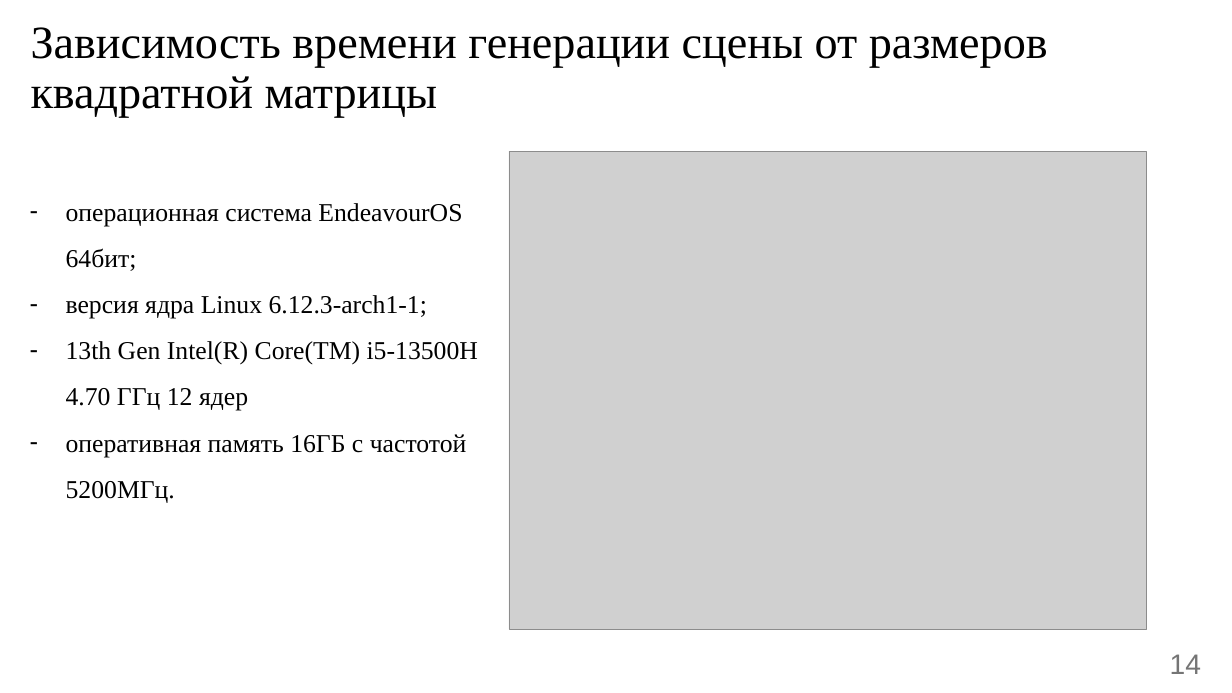
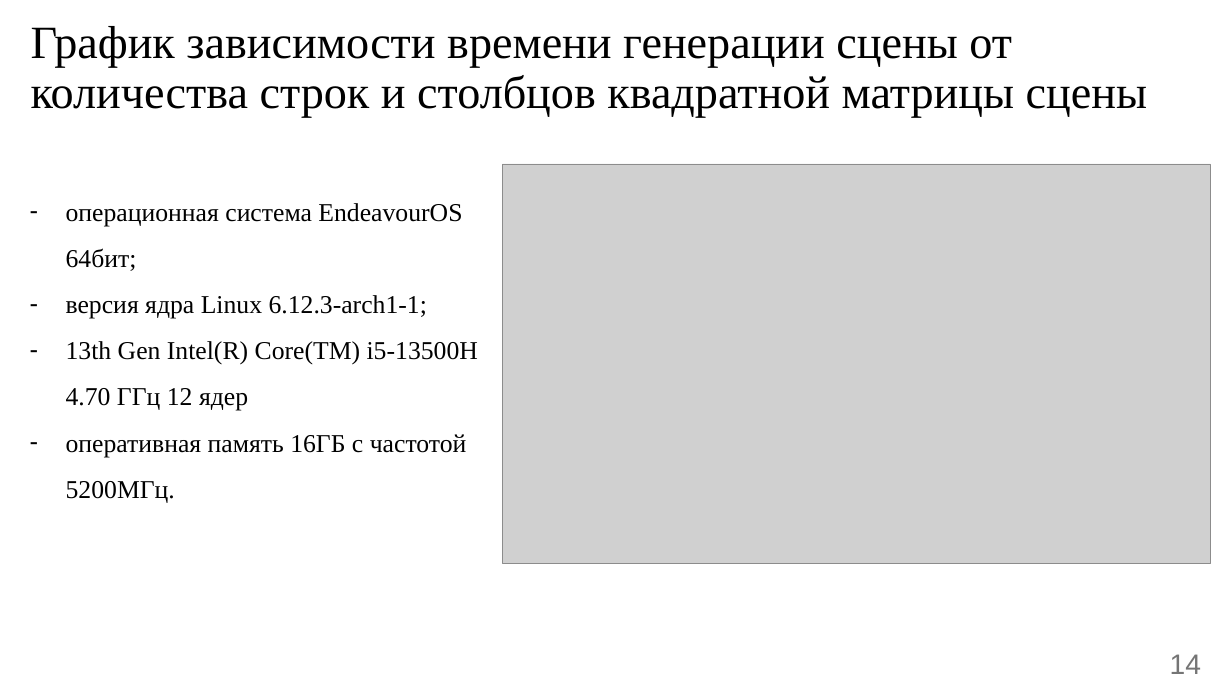
Before and after one commit to Danilado/IU7-CG-CW, a slide deck: slide 14 of docs/Presentation.pptx. Drawn at 1232x693 pixels with LibreOffice and Linux fonts; fonts in the diff are those of the drawing; grey boxes stand for pictures. Boxes give left, top, right and bottom in pixels: in the first picture for what was removed or moved away, otherwise in the second. Text is boxed around its words. In the diff, an @@ line names an element or a change of style, - is before the commit and + after.

```diff
--- a/docs/Presentation.pptx
+++ b/docs/Presentation.pptx
@@ title at [31, 26, 1147, 118]: text changed @@
-Зависимость времени генерации сцены от размеров квадратной матрицы
+График зависимости времени генерации сцены от количества строк и столбцов квадратной матрицы сцены
@@ picture: place and size @@
-picture at [509, 152, 1147, 629]
+picture at [503, 165, 1211, 564]
```
Also in this commit, not shown: 8 other slides changed, 4 slides added, 2 slides removed, 24 other files.
